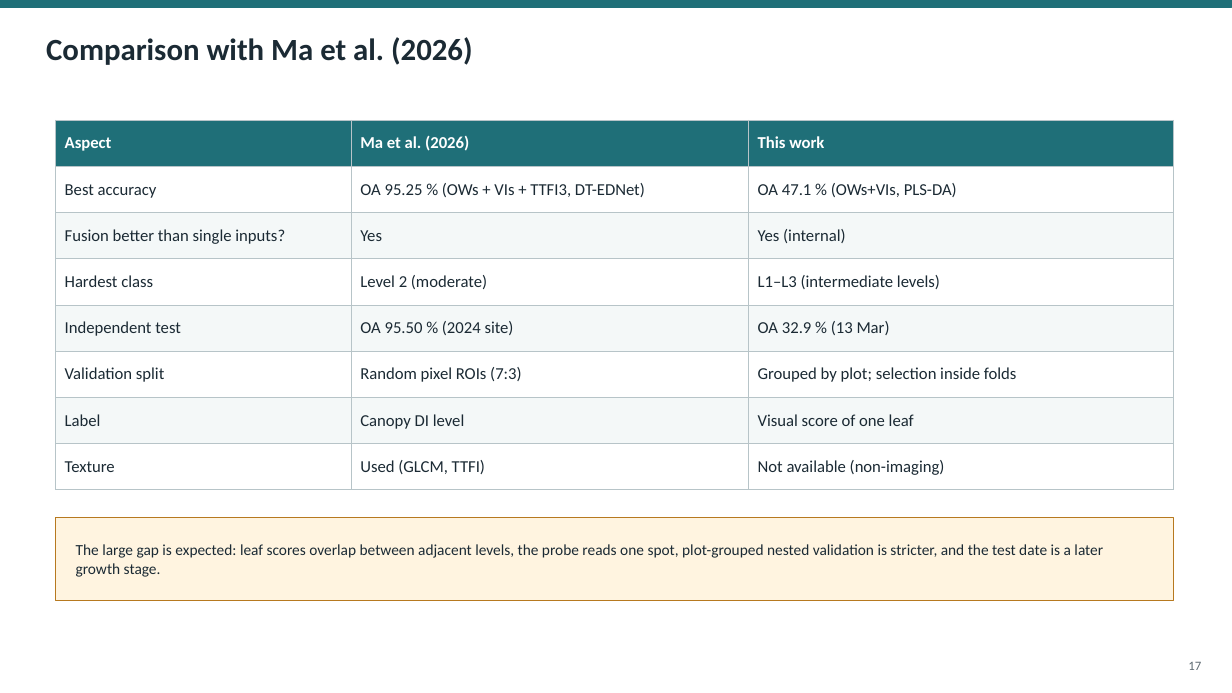
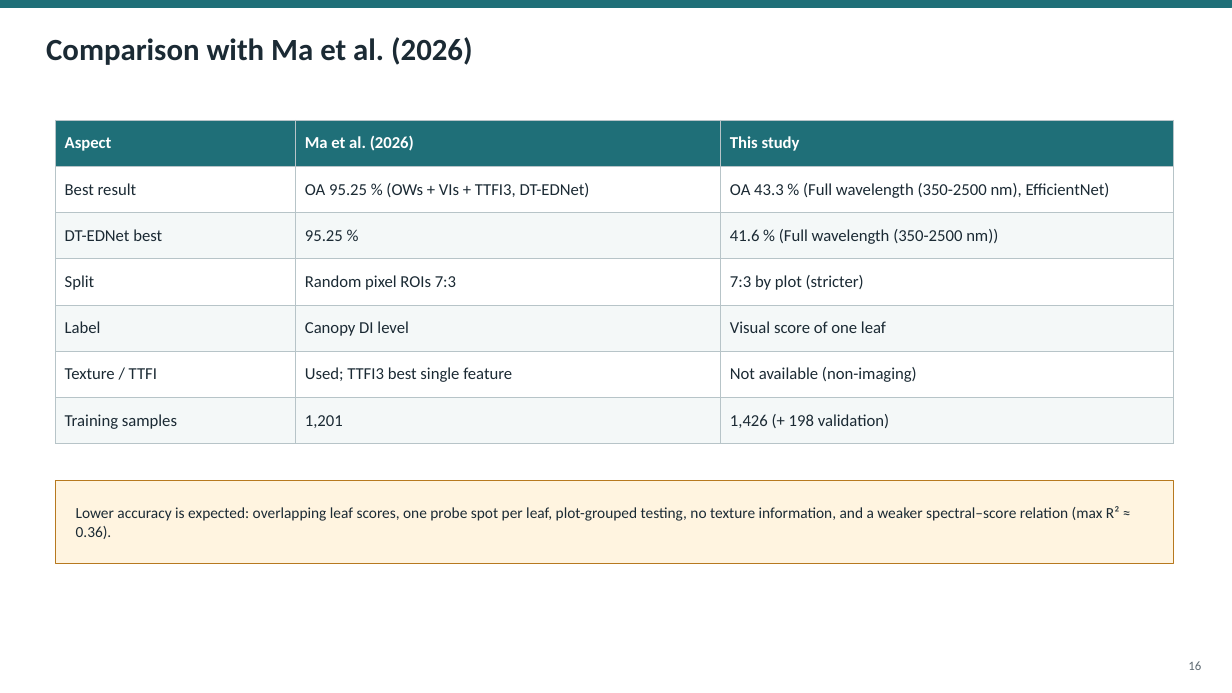
Before and after one commit to animesh270799-ctrl/meta, a slide deck: slide 16 of ASD_Leaf_WhiteRust_Seminar.pptx (slide 17 before the commit). Drawn at 1232x693 pixels with LibreOffice and Linux fonts; fonts in the diff are those of the drawing. Boxes give left, top, right and bottom in pixels: in the first picture for what was removed or moved away, otherwise in the second. Text is boxed around its words. In the diff, an @@ line names an element or a change of style, - is before the commit and + after.

```diff
--- a/ASD_Leaf_WhiteRust_Seminar.pptx
+++ b/ASD_Leaf_WhiteRust_Seminar.pptx
@@ table at box(55, 120, 1174, 433) @@
-row 1: Aspect | Ma et al. (2026) | This work
-row 2: Best accuracy | OA 95.25 % (OWs + VIs + TTFI3, DT-EDNet) | OA 47.1 % (OWs+VIs, PLS-DA)
-row 3: Fusion better than single inputs? | Yes | Yes (internal)
-row 4: Hardest class | Level 2 (moderate) | L1–L3 (intermediate levels)
-row 5: Independent test | OA 95.50 % (2024 site) | OA 32.9 % (13 Mar)
-row 6: Validation split | Random pixel ROIs (7:3) | Grouped by plot; selection inside folds
+row 1: Aspect | Ma et al. (2026) | This study
+row 2: Best result | OA 95.25 % (OWs + VIs + TTFI3, DT-EDNet) | OA 43.3 % (Full wavelength (350-2500 nm), EfficientNet)
+row 3: DT-EDNet best | 95.25 % | 41.6 % (Full wavelength (350-2500 nm))
+row 4: Split | Random pixel ROIs 7:3 | 7:3 by plot (stricter)
-row 8: Texture | Used (GLCM, TTFI) | Not available (non-imaging)
+row 6: Texture / TTFI | Used; TTFI3 best single feature | Not available (non-imaging)
+row 7: Training samples | 1,201 | 1,426 (+ 198 validation)
@@ rectangle: place and size @@
-rectangle at box(55, 518, 1174, 601)
+rectangle at box(55, 481, 1174, 564)
@@ text at box(76, 506, 1119, 539): text changed @@
-The large gap is expected: leaf scores overlap between adjacent levels, the probe reads one spot, plot-grouped nested validation is stricter, and the test date is a later growth stage.
+Lower accuracy is expected: overlapping leaf scores, one probe spot per leaf, plot-grouped testing, no texture information, and a weaker spectral–score relation (max R² ≈ 0.36).
@@ text at box(1188, 661, 1201, 670): text changed @@
-17
+16
```
Also in this commit, not shown: 13 other slides changed, 4 slides added, 5 slides removed, 10 other files.
